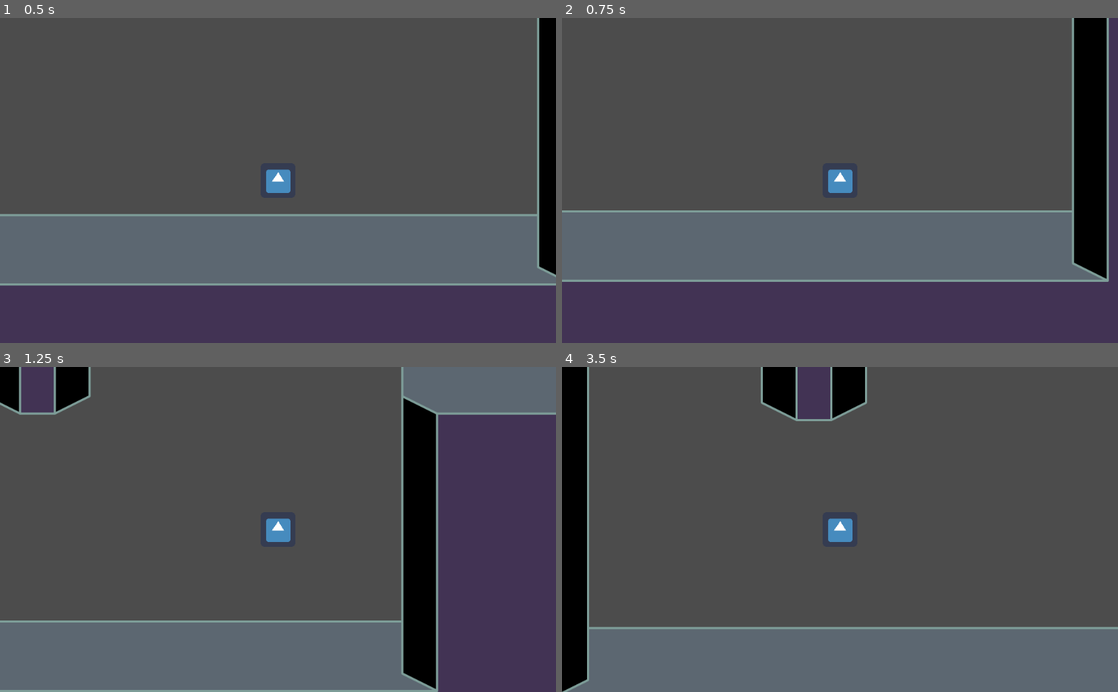
Above: before the commit, frames 1-4 (two rows, left to right).
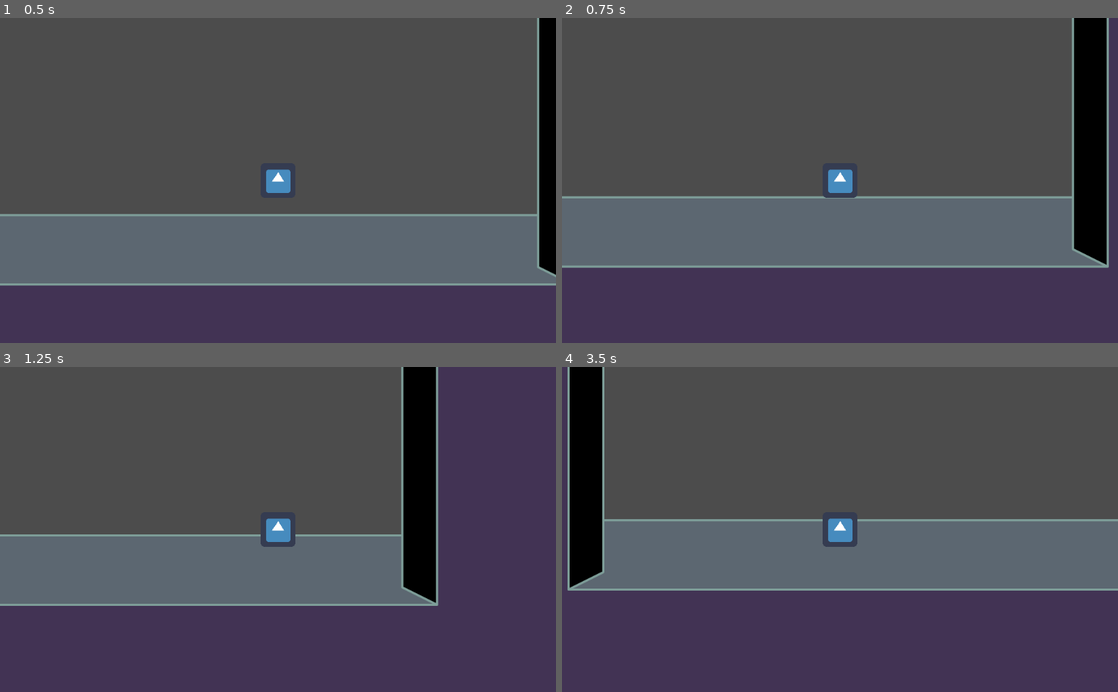
Above: after the commit, the same moments.

Repository: GDQuest/godot-2d-action-platformer
Game: Godot game, scene res://Scenes/Test.tscn
Two runs of this game, one before a commit and one after it. Both use one fixed random seed, a clock stepped at 60 frames per second and the inputs below. The engine's default icon, where the game draws it, is replaced by a stand-in: a white triangle on a blue panel in a dark square.
Inputs (mouse positions are in pixels of both pictures, inside the frame that each line leads up to):
- Up to frame 1 (0.5 s): no input
- Up to frame 2 (0.75 s): move the mouse to (962, 164) at 0.52 s; hold D (Right) from 0.53 s (still down); tap Space (Jump) at 0.6 s
- Up to frame 3 (1.25 s): keep holding D (Right); tap Space (Jump) at 0.77, 1.07 s
- Up to frame 4 (3.5 s): move the mouse to (728, 545) at 1.27 s; tap Shift (Dash) at 1.35, 2.85 s; tap Space (Jump) at 1.52, 1.55, 1.82, 2.1, 3.02, 3.05, 3.32 s; move the mouse to (895, 458) at 2.02 s; release D (Right) at 2.03 s; hold A (Left) 2.03-2.78 s; move the mouse to (812, 594) at 2.77 s; hold D (Right) from 2.78 s (still down)

Frame 1 is identical in both runs. In frame 2, 9.7% of the frame differs, in the area x 0-99%, y 54-82%; in frame 3, 43%; in frame 4, 57%, in the area x 0-100%, y 0-100%.

Commit message:
Stop jump when releasing action

Diff:
--- a/godot/Scenes/Player/Jump.gd
+++ b/godot/Scenes/Player/Jump.gd
@@ -17,5 +17,8 @@
 	if owner.is_on_wall():
 		_transition_to("OnWall")
 
+	if Input.is_action_just_released("Jump"):
+		owner.velocity.y /= 3.0
+
 	if Input.is_action_just_pressed("Dash"):
 			_transition_to("Dash")
